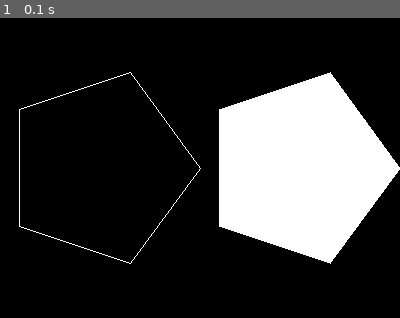
Above: before the commit, frame 1.
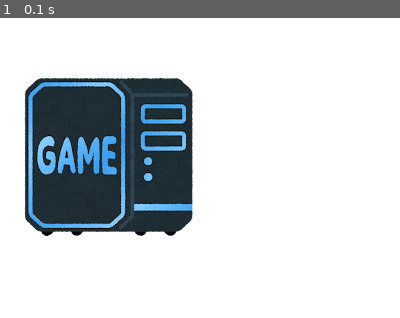
Above: after the commit, the same moment.

Repository: pipipik/py_game_01
Game: pygame game, started from draw_02.py
The game is run twice, just before and just after one commit, with the same random seed, the same clock (stepped at 60 frames per second) and the same inputs.
Inputs:
- Up to frame 1 (0.1 s): no input

The runs differ from the first frame. In frame 1, 79% of the frame differs, in the area x 0-100%, y 0-100%.

Commit message:
draw_image1

Diff:
--- a/draw_02.py
+++ b/draw_02.py
@@ -1,8 +1,8 @@
-"""draw_polygon.py"""
+"""draw_image1.py"""
 import sys
 from math import sin, cos, radians
 import pygame
-from pygame.locals import QUIT
+from pygame.locals import QUIT, Rect
 
 pygame.init() # pygameモジュールを初期化
 SURFACE = pygame.display.set_mode((400, 300)) #サイズを指定してウィンドウを作成
@@ -10,6 +10,9 @@
 
 def main():
   """main routine"""
+  # 画像ファイルをロード
+  # load(filename: 画像ファイル)
+  logo = pygame.image.load("game.png")
 
   while True:
     for event in pygame.event.get(): # イベントキューからイベントを取得
@@ -18,7 +21,7 @@
         pygame.quit() # pygameの初期化を解除
         sys.exit() # プログラム終了
 
-    SURFACE.fill((0, 0, 0)) # ウィンドウを黒色(R,G,B)に塗りつぶす
+    SURFACE.fill((255, 255, 255)) # ウィンドウを白色(R,G,B)に塗りつぶす
 
     # 多角形(ポリゴン)
     pointlist0, pointlist1 = [], [] # 点のリストを初期化
@@ -31,6 +34,12 @@
     # lines(SURFACE: ベース画面オブジェクト, color: 色, pointlist: 点のリスト, width: 線の幅(0の時は塗りつぶし))
     pygame.draw.polygon(SURFACE, (255, 255, 255), pointlist1)
 
+    # 画像
+    # コピー先のSURFACEオブジェクト.blit(source: コピー元のSurfaceオブジェクト, dest: コピーする座標(左上)
+    #                               , area: コピーする領域(一部のみ描画する時), special_flags: コピー時の演算方法)
+    # 左上が(20, 50)の位置にロゴを描画
+    SURFACE.blit(logo, (20, 50))
+
     pygame.display.update() # プログラム中に描画した内容を画面に反映
     FPSCLOCK.tick(1) # 1秒間に10回ループが実行
 
Binary file added: game.png
